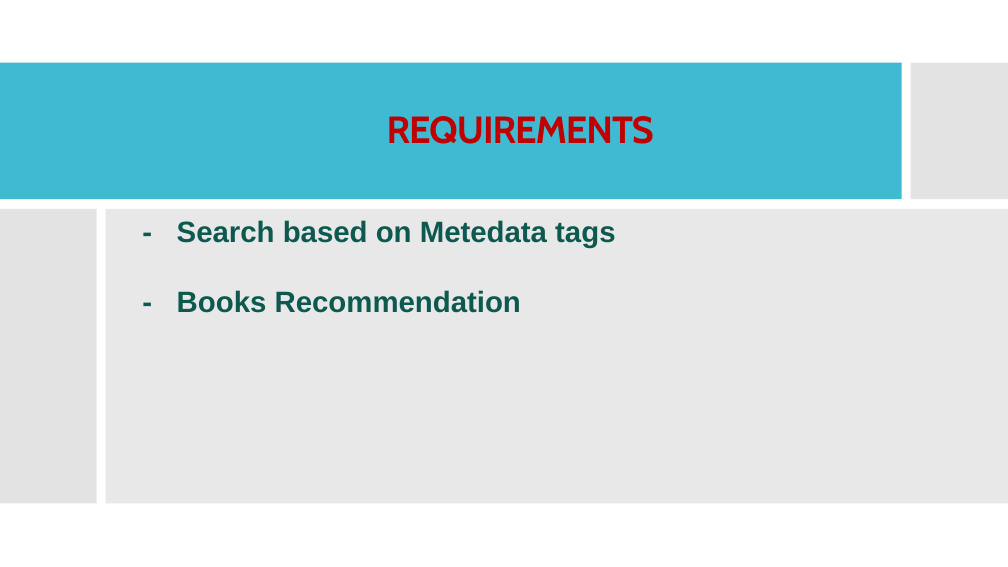
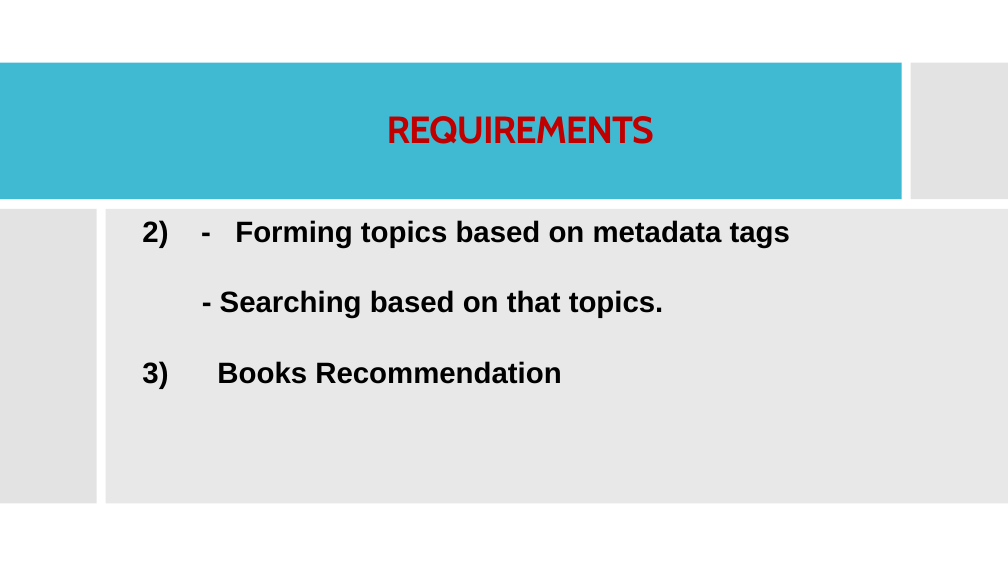
Before and after one commit to wangyang325/CS615Project, a slide deck: slide 10 of Presentation/Social Books.pptx. Drawn at 1008x567 pixels with LibreOffice and Linux fonts; fonts in the diff are those of the drawing. Boxes give left, top, right and bottom in pixels: in the first picture for what was removed or moved away, otherwise in the second. Text is boxed around its words. In the diff, an @@ line names an element or a change of style, - is before the commit and + after.

```diff
--- a/Presentation/Social Books.pptx
+++ b/Presentation/Social Books.pptx
@@ text at box(142, 220, 790, 389): text changed; text colour #0D5A4F to #000000 @@
-- Search based on Metedata tags
-- Books Recommendation
+2) - Forming topics based on metadata tags
+- Searching based on that topics.
+3) Books Recommendation
```
Also in this commit, not shown: 6 other slides changed, 4 slides added, 4 slides removed.
